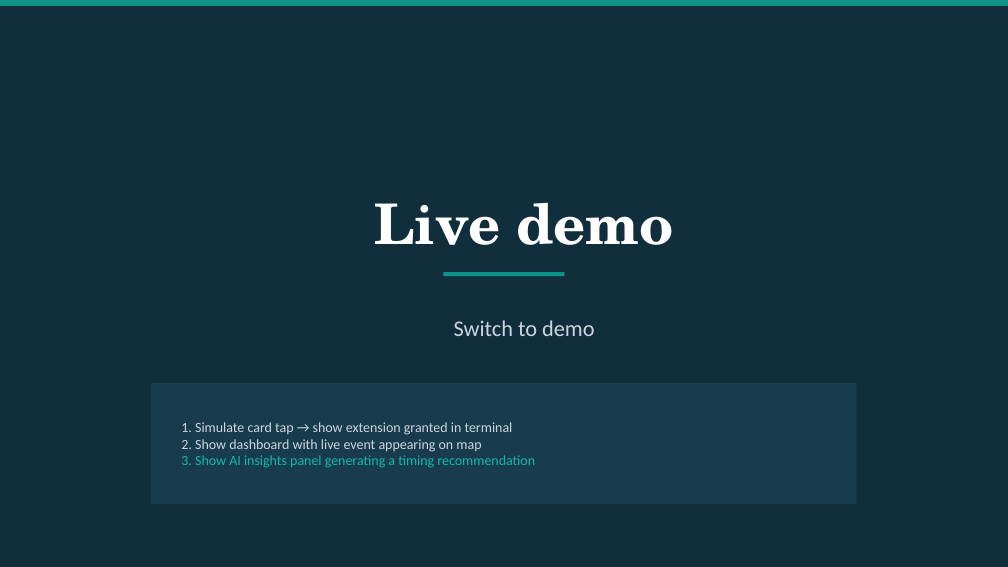
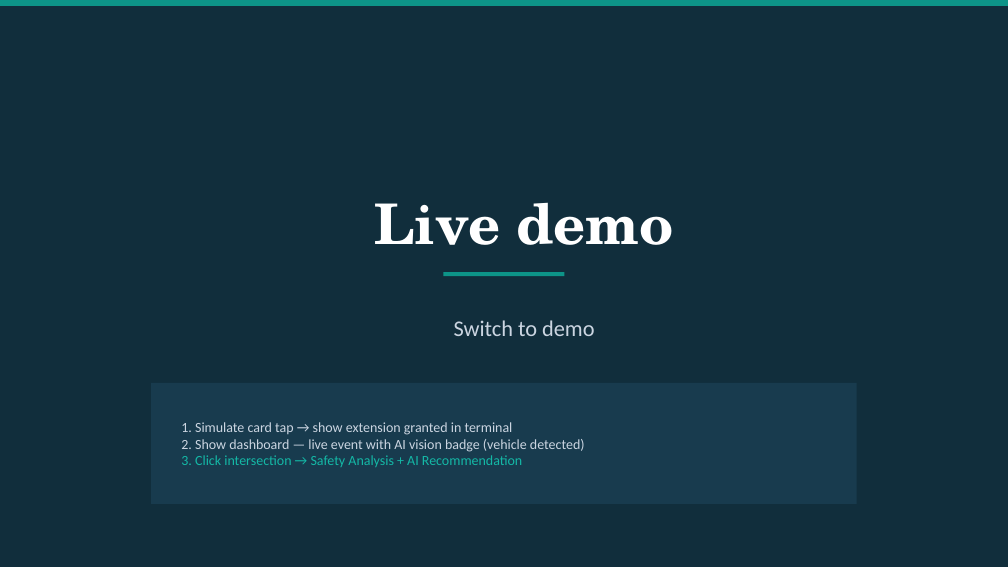
Before and after one commit to seshadribt24/city_sf_google_rocket_ride, a slide deck: slide 6 of SafeCross-SF-3min.pptx. Drawn at 1008x567 pixels with LibreOffice and Linux fonts; fonts in the diff are those of the drawing. Boxes give left, top, right and bottom in pixels: in the first picture for what was removed or moved away, otherwise in the second. Text is boxed around its words. In the diff, an @@ line names an element or a change of style, - is before the commit and + after.

```diff
--- a/SafeCross-SF-3min.pptx
+++ b/SafeCross-SF-3min.pptx
@@ text at (x1=181, y1=439, x2=585, y2=467): text changed; text colour #14B8A6 to #CBD5E1 @@
-2. Show dashboard with live event appearing on map
-3. Show AI insights panel generating a timing recommendation
+2. Show dashboard — live event with AI vision badge (vehicle detected)
+3. Click intersection → Safety Analysis + AI Recommendation
```
Also in this commit, not shown: 3 other slides changed, 1 other file.
